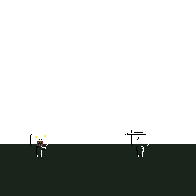
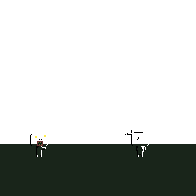
Comparing the layer stacks of the two w=196, h=196 images. Changes:
added group "Small Backpack" with 4 layers in group "Human" over (136, 146, 146, 151)
added layer "Highlights" (3rd of 4, in "Human" › "Small Backpack") (color dodge) in group "Small Backpack" over (142, 146, 146, 150)
added layer "Shadows" (3rd of 3, in "Human" › "Small Backpack") in group "Small Backpack" over (136, 146, 145, 151)
